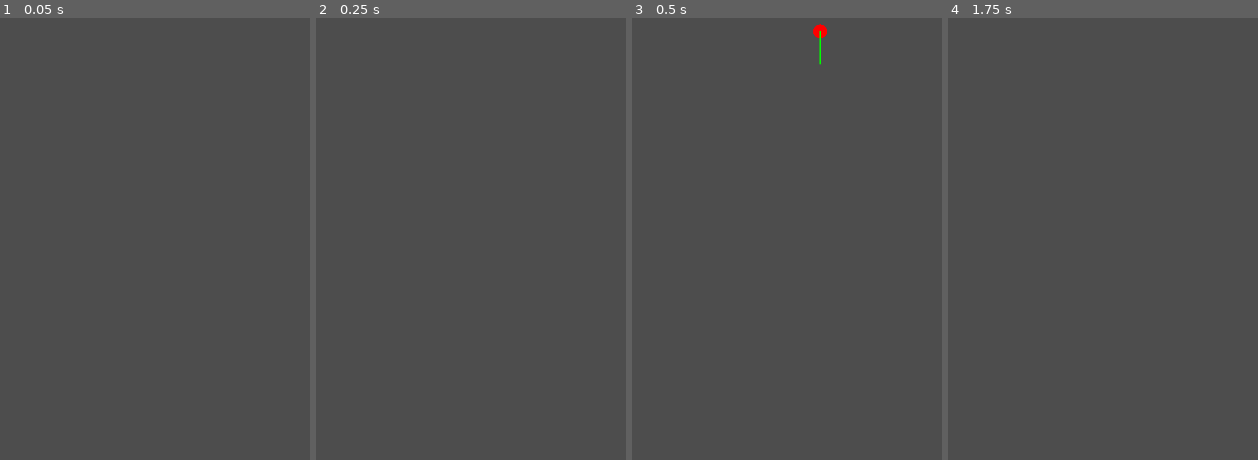
Above: before the commit, frames 1-4 (left to right).
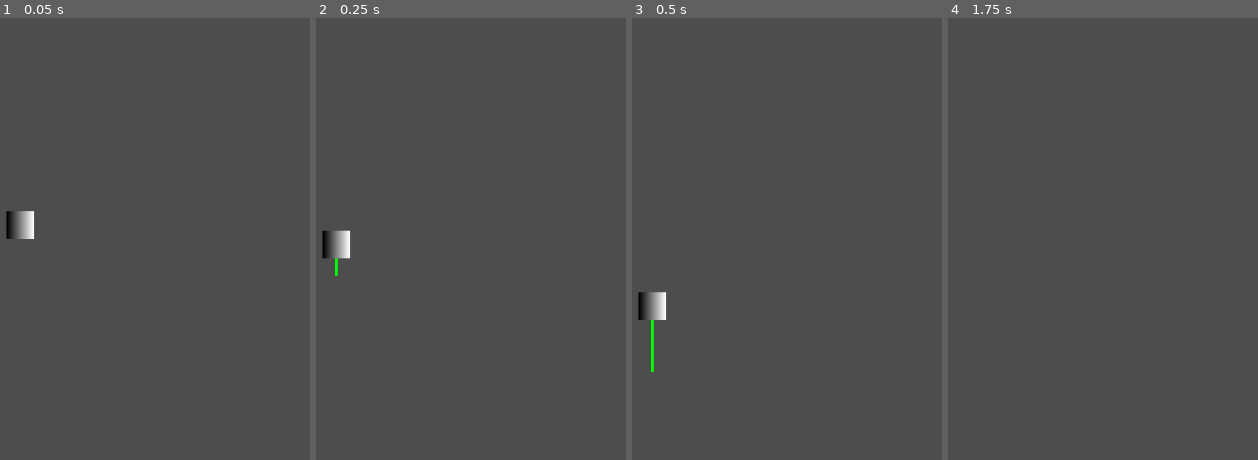
Above: after the commit, the same moments.

Repository: rutra8002/godot-the-jeff
Game: Godot game, scene res://world.tscn
Same seed, same stepped clock (60 frames per second), same inputs: the game is played once before the commit and once after it.
Inputs:
- Up to frame 1 (0.05 s): no input
- Up to frame 2 (0.25 s): no input
- Up to frame 3 (0.5 s): no input
- Up to frame 4 (1.75 s): tap Enter (ui_accept) at 0.5, 0.77, 1.52 s; hold Right (ui_right) from 0.53 s (still down)

The runs differ from the first frame. In frame 1, 0.5% of the frame differs, in the area x 1-11%, y 43-50%; in frame 2, 0.5%; in frame 3, 0.7%, in the area x 1-63%, y 1-81%; in frame 4, nothing differs.

Commit message:
made player an gradient

Diff:
--- a/player.tscn
+++ b/player.tscn
@@ -1,6 +1,13 @@
 [gd_scene format=3 uid="uid://bwrln0m16aey5"]
 
 [ext_resource type="Script" uid="uid://xlon0w5yscgr" path="res://player.gd" id="1_4flbx"]
+
+[sub_resource type="Gradient" id="Gradient_4flbx"]
+
+[sub_resource type="GradientTexture2D" id="GradientTexture2D_onrkg"]
+gradient = SubResource("Gradient_4flbx")
+width = 20
+height = 20
 
 [sub_resource type="RectangleShape2D" id="RectangleShape2D_sh265"]
 
@@ -8,6 +15,7 @@
 script = ExtResource("1_4flbx")
 
 [node name="Sprite2D" type="Sprite2D" parent="." unique_id=1077644446]
+texture = SubResource("GradientTexture2D_onrkg")
 
 [node name="CollisionShape2D" type="CollisionShape2D" parent="." unique_id=1634974791]
 shape = SubResource("RectangleShape2D_sh265")
--- a/world.tscn
+++ b/world.tscn
@@ -5,4 +5,5 @@
 [node name="World" type="Node2D" unique_id=224962715]
 
 [node name="Player" parent="." unique_id=426722866 instance=ExtResource("1_f3sb7")]
-position = Vector2(626, -89.00001)
+position = Vector2(384, 308)
+scale = Vector2(2, 2)
